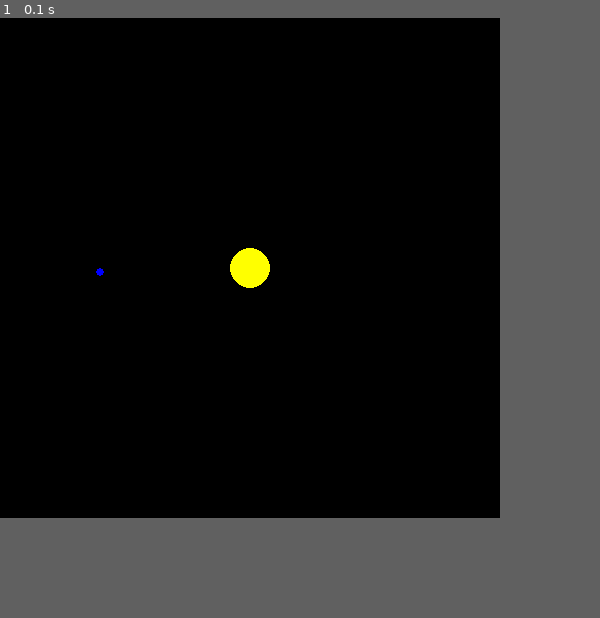
Above: before the commit, frame 1.
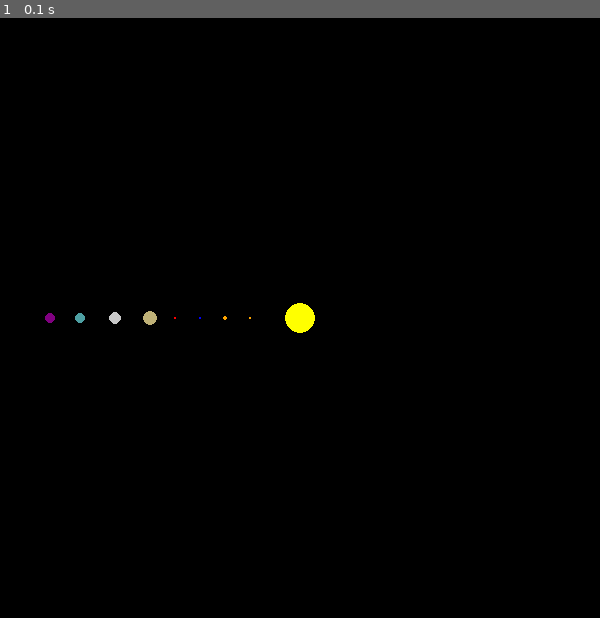
Above: after the commit, the same moment.

Repository: daliborstakic/solar-pygame
Game: pygame game, started from solar.py
Same seed, same stepped clock (60 frames per second), same inputs: the game is played once before the commit and once after it.
Inputs:
- Up to frame 1 (0.1 s): no input
The window is 500x500 before the commit and 600x600 after it. Grey fills any space a smaller window leaves; there, only what the larger window draws over its background counts as a difference.

The runs differ from the first frame. In frame 1, 0.7% of the frame differs, in the area x 7-53%, y 38-53%.

Commit message:
added all planets

Diff:
--- a/solar.py
+++ b/solar.py
@@ -5,7 +5,7 @@
 from planet import Planet
 
 # Screen size
-WIDTH = 500
+WIDTH = 600
 H_WIDTH = WIDTH // 2
 
 # Colors
@@ -13,13 +13,21 @@
 BLUE = (0, 0, 255)
 YELLOW = (255, 255, 0)
 GRAY = (200, 200, 200)
+RED = (255, 0, 0)
+PURPLE = (128, 0, 128)
+ORANGE = (255, 165, 0)
+JUPITER = (191, 177, 119)
+URANUS = (78, 160, 163)
 
 # Clock
 clock = pygame.time.Clock()
 
-def draw_planets(surface, planets):
+def draw_planets(surface, planets, sun):
     """ Draws the planets """
     win.fill(BLACK)
+
+    # Easier without the sun in the list
+    sun.draw(surface)
 
     for planet in planets:
         planet.draw(surface)
@@ -57,7 +65,7 @@
     _distance = distance(pl1.coordinates, pl2.coordinates)
 
     # Gravitational vector
-    gravitational_pull = (pl1.mass * pl2.mass) / (_distance ** 2)
+    gravitational_pull = 0.7 * (pl1.mass * pl2.mass) / (_distance ** 2)
 
     dx, dy = return_direction(angle)
     gravity_vector = gravitational_pull * pygame.Vector2(dx, dy)
@@ -65,25 +73,31 @@
     # Calculating the new direction vector
     pl1.velocity += gravity_vector
 
-    if _distance != 0:
-        pl1.move()
+    pl1.move()
 
 def main(surface):
     """ Main function """
     run = True
 
     # Yes, I know that the Sun is a star but it's easier this way
-    sun = Planet(50, H_WIDTH, H_WIDTH, 0, 0, 20, YELLOW)
-    earth = Planet(25, 100, H_WIDTH, 0, 1, 4, BLUE)
+    sun = Planet(400, H_WIDTH, H_WIDTH, 0, 0, 15, YELLOW)
+    mercury = Planet(2, H_WIDTH - 50, H_WIDTH, 0, 1, 1, ORANGE)
+    venus = Planet(3, H_WIDTH - 75, H_WIDTH, 0, 1, 2, ORANGE)
+    earth = Planet(2, H_WIDTH - 100, H_WIDTH, 0, 1, 1, BLUE)
+    mars = Planet(2, H_WIDTH - 125, H_WIDTH, 0, 1, 1, RED)
+    jupiter = Planet(10, H_WIDTH - 150, H_WIDTH, 0, 1, 7, JUPITER)
+    saturn = Planet(10, H_WIDTH - 185, H_WIDTH, 0, 1, 6, GRAY)
+    uranus = Planet(8, H_WIDTH - 220, H_WIDTH, 0, 1, 5, URANUS)
+    neptune = Planet(8, H_WIDTH - 250, H_WIDTH, 0, 1, 5, PURPLE)
 
     # Planet list
-    planets = [sun, earth]
+    planets = [mercury, venus, earth, mars, jupiter, saturn, uranus, neptune]
 
     while run:
         clock.tick(60)
 
-        move_planets(earth, sun)
-        draw_planets(surface, planets)
+        draw_planets(surface, planets, sun)
+        #move_planets(earth, sun)
 
         for event in pygame.event.get():
             if event.type == pygame.QUIT:
